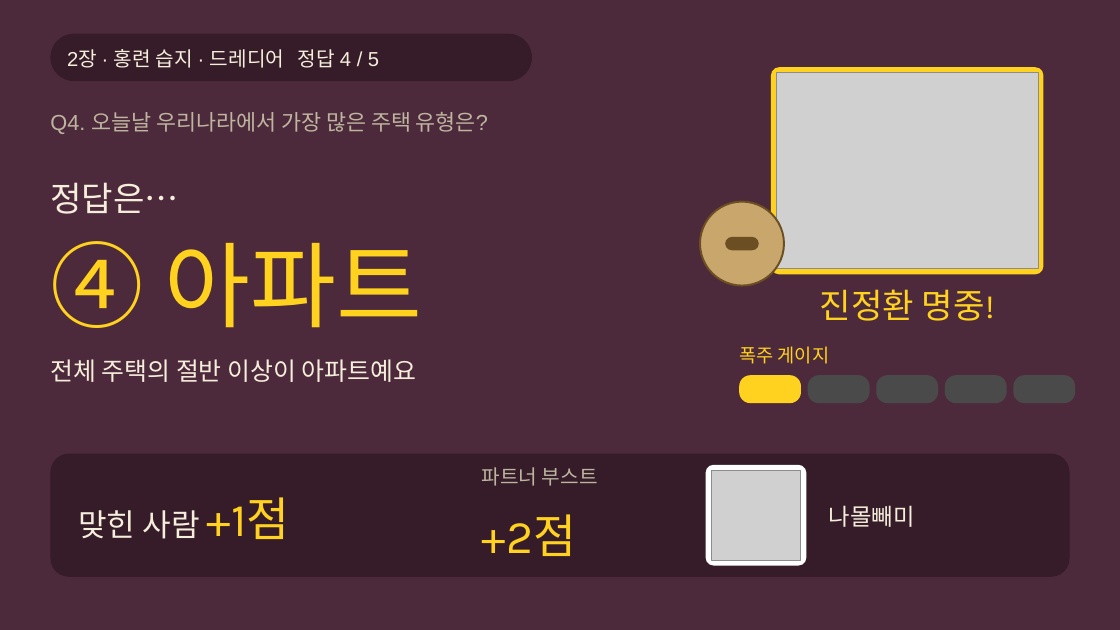
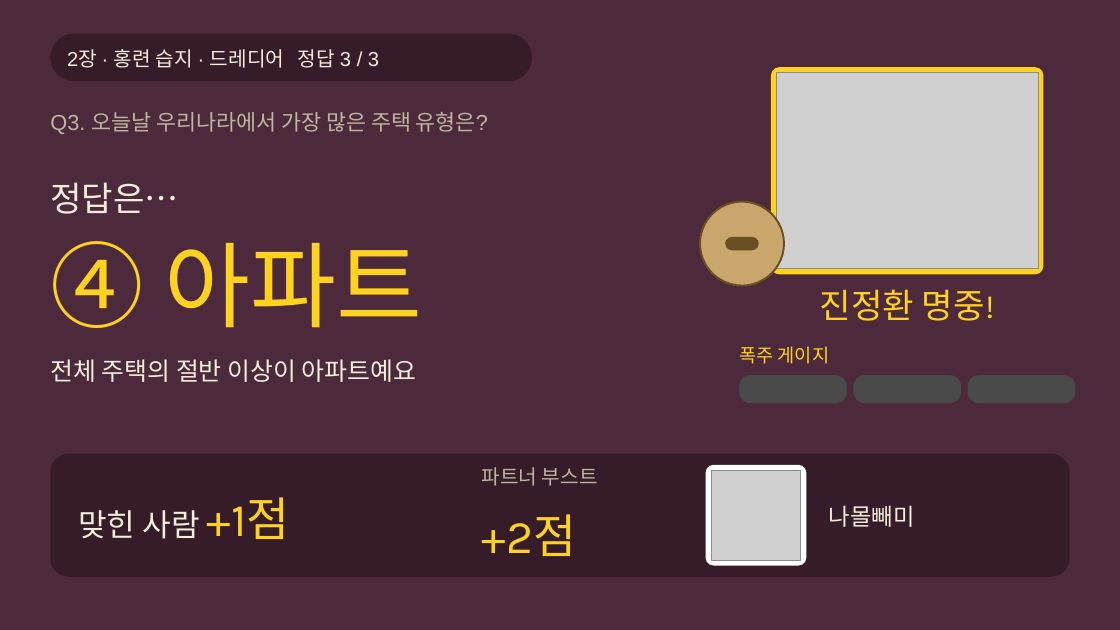
Before and after one commit to choivoo/-, a slide deck: slide 38 of 레전드_히스이_대모험_주거와도시.pptx (slide 47 before the commit). Drawn at 1120x630 pixels with LibreOffice and Linux fonts; fonts in the diff are those of the drawing; grey boxes stand for pictures. Boxes give left, top, right and bottom in pixels: in the first picture for what was removed or moved away, otherwise in the second. Text is boxed around its words. In the diff, an @@ line names an element or a change of style, - is before the commit and + after.

```diff
--- a/레전드_히스이_대모험_주거와도시.pptx
+++ b/레전드_히스이_대모험_주거와도시.pptx
@@ text at <box>67,49,379,68</box>: text changed @@
-2장 · 홍련 습지 · 드레디어 정답 4 / 5
+2장 · 홍련 습지 · 드레디어 정답 3 / 3
@@ text at <box>50,112,488,134</box>: text changed @@
-Q4. 오늘날 우리나라에서 가장 많은 주택 유형은?
+Q3. 오늘날 우리나라에서 가장 많은 주택 유형은?
@@ rounded rectangle: place and size @@
-rounded rectangle at <box>808,375,869,403</box>
+rounded rectangle at <box>739,375,847,403</box>
@@ rounded rectangle removed at <box>739,375,801,403</box> @@
@@ rounded rectangle: place and size @@
-rounded rectangle at <box>876,375,938,403</box>
+rounded rectangle at <box>853,375,961,403</box>
@@ rounded rectangle removed at <box>945,375,1006,403</box> @@
@@ rounded rectangle: place and size @@
-rounded rectangle at <box>1014,375,1075,403</box>
+rounded rectangle at <box>968,375,1075,403</box>
```
Also in this commit, not shown: 46 other slides changed, 29 slides removed.
